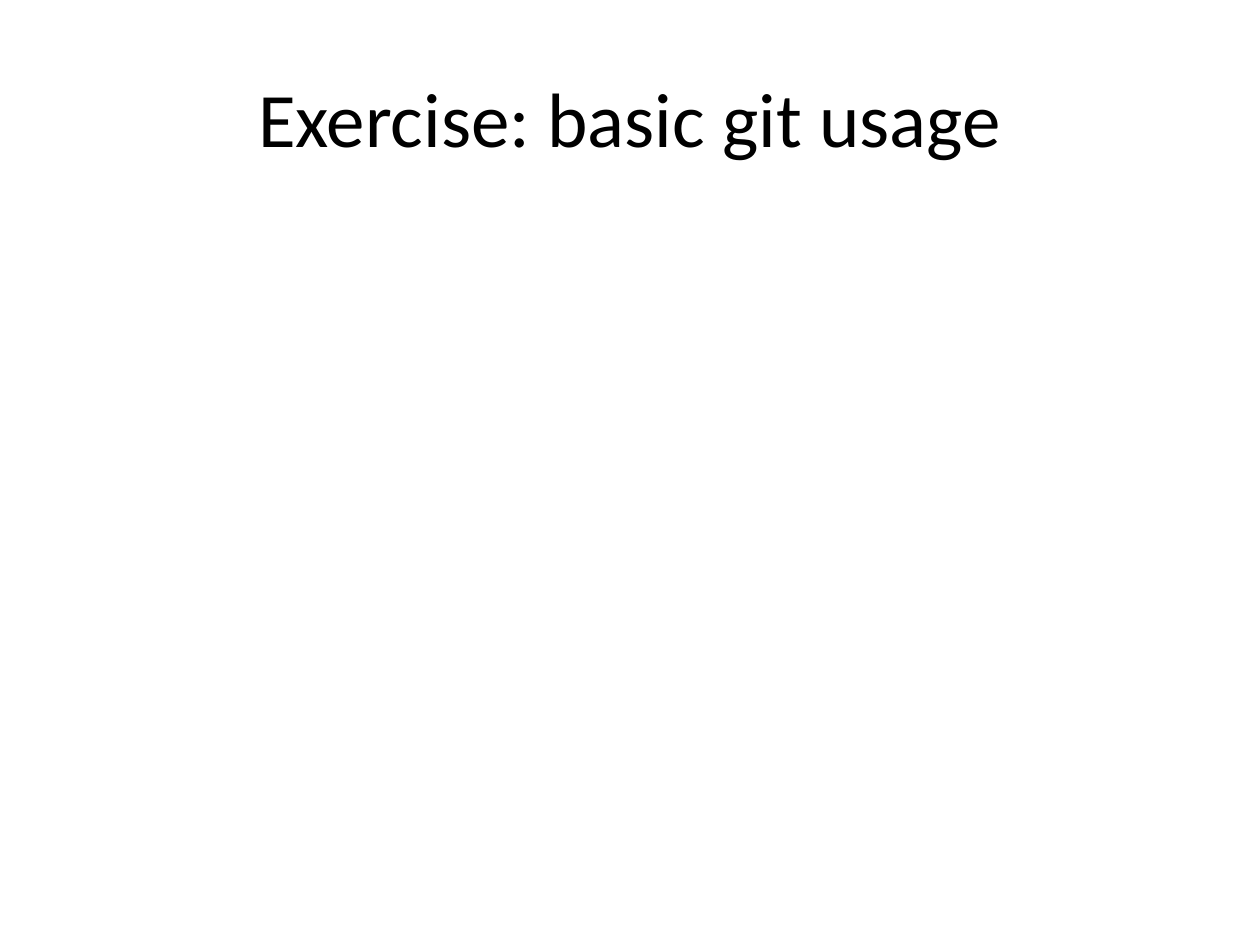
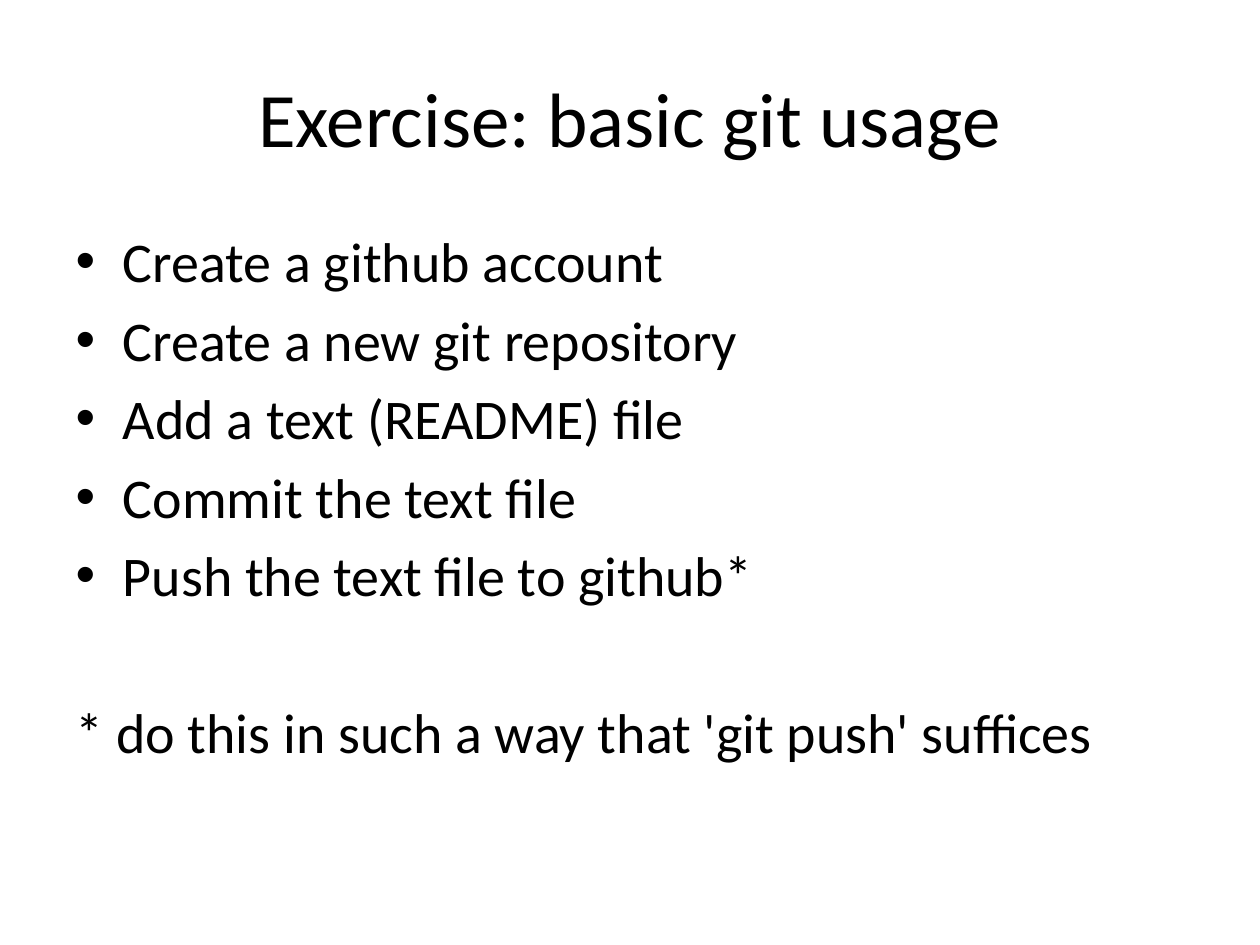
Before and after one commit to rvosa/ngs-workflows, a slide deck: slide 11 of doc/slides/day2/session4/RCS.pptx. Drawn at 1260x945 pixels with LibreOffice and Linux fonts; fonts in the diff are those of the drawing. Boxes give left, top, right and bottom in pixels: in the first picture for what was removed or moved away, otherwise in the second. Text is boxed around its words. In the diff, an @@ line names an element or a change of style, - is before the commit and + after.

```diff
--- a/doc/slides/day2/session4/RCS.pptx
+++ b/doc/slides/day2/session4/RCS.pptx
@@ text added at (x1=116, y1=243, x2=1092, y2=763), 32 pt, text #000000 @@
+• Create a github account
+• Create a new git repository
+• Add a text (README) file
+• Commit the text file
+• Push the text file to github*
+* do this in such a way that 'git push' suffices
```
Also in this commit, not shown: 3 other files.
